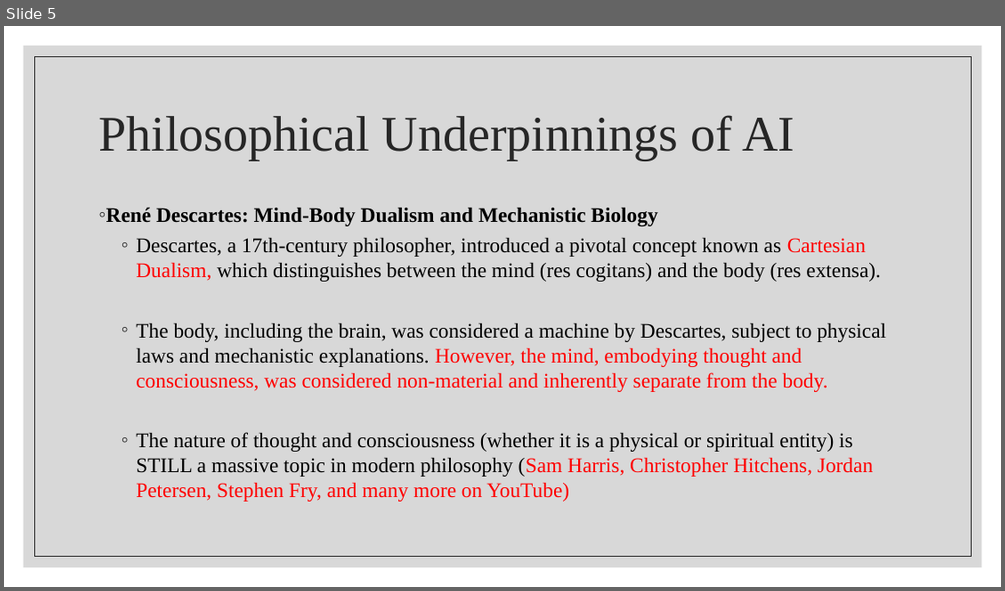
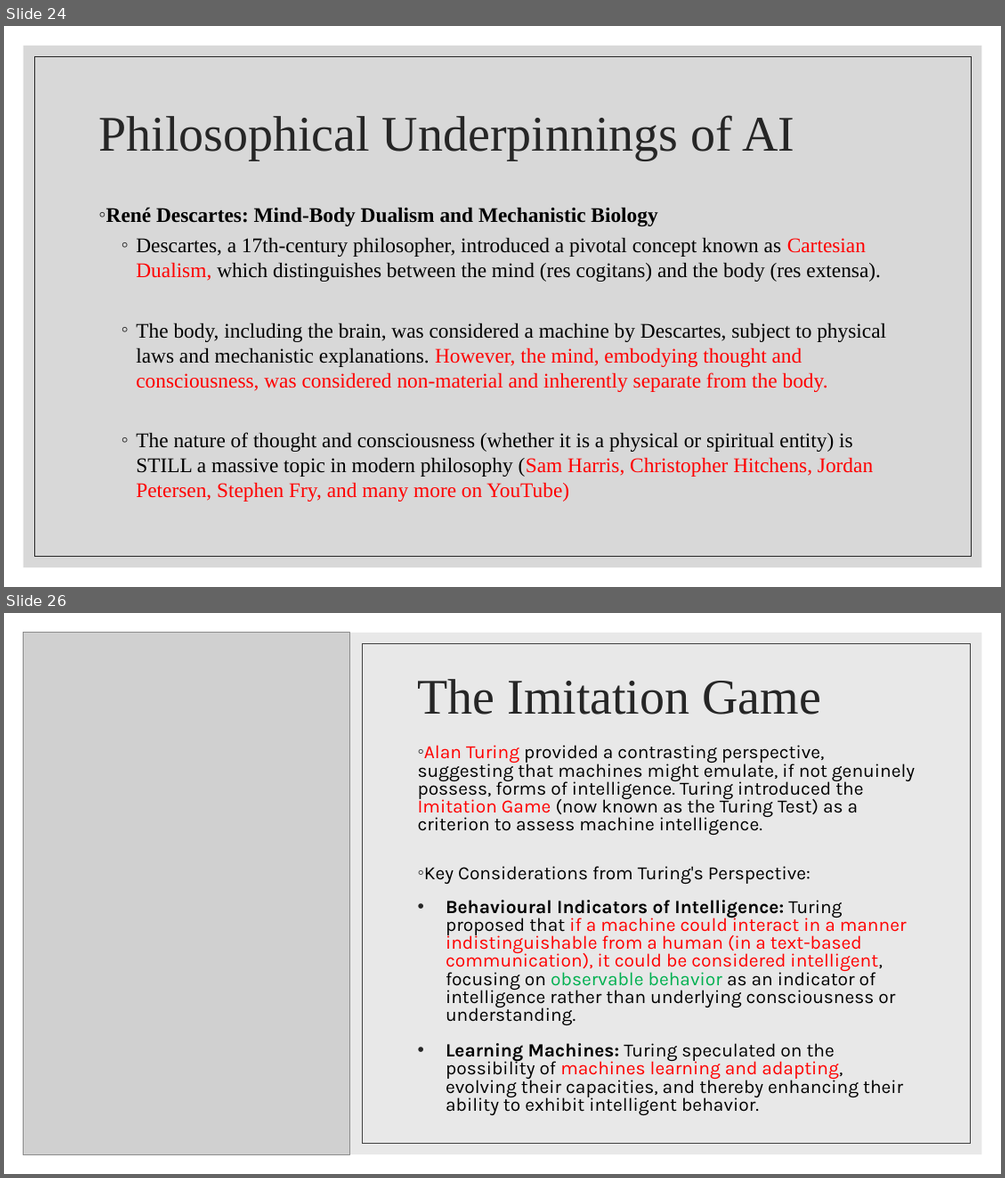
Before and after one commit to wutmeownow/phys441, a slide deck: JupyterNotebooks/LLS/Lecture2.pptx. Shown one above the other, each under a label of ours: slide 5 before the commit, slides 24 and 26 after it; the slides between them are not shown. The pictures are 1005x591 and 1005x1178 pixels, drawn with LibreOffice and Linux fonts; fonts in the diff are those of the drawing; grey boxes stand for pictures. Boxes give left, top, right and bottom in pixels: in the first picture for what was removed or moved away, otherwise in the second. Text is boxed around its words. In the diff, an @@ line names an element or a change of style, - is before the commit and + after.

```diff
--- a/JupyterNotebooks/LLS/Lecture2.pptx
+++ b/JupyterNotebooks/LLS/Lecture2.pptx
@@ slide 26 added at [4,613,1001,1174], background #FFFFFF @@
@@ rectangle added at [4,613,1001,1174], fill #FFFFFF @@
@@ rectangle added at [24,633,982,1154], fill #D9D9D9 at 60% opacity @@
@@ picture added at [24,633,350,1154] @@
@@ rectangle added at [362,643,971,1143], outline #404040 0.5 pt @@
@@ title added at [418,679,821,714], 48 pt, text #262626 @@
+The Imitation Game
@@ text added at [418,745,914,1115], 18 pt, text #000000 @@
+◦ Alan Turing provided a contrasting perspective, suggesting that machines might emulate, if not genuinely possess, forms of intelligence. Turing introduced the Imitation Game (now known as the Turing Test) as a criterion to assess machine intelligence.
+◦ Key Considerations from Turing's Perspective:
+• Behavioural Indicators of Intelligence: Turing proposed that if a machine could interact in a manner indistinguishable from a human (in a text-based communication), it could be considered intelligent, focusing on observable behavior as an indicator of intelligence rather than underlying consciousness or understanding.
+• Learning Machines: Turing speculated on the possibility of machines learning and adapting, evolving their capacities, and thereby enhancing their ability to exhibit intelligent behavior.
@@ what was slide 5 is now slide 24 @@
```
Also in this commit, not shown: 2 slides changed, 32 other slides added, 6 other files.
